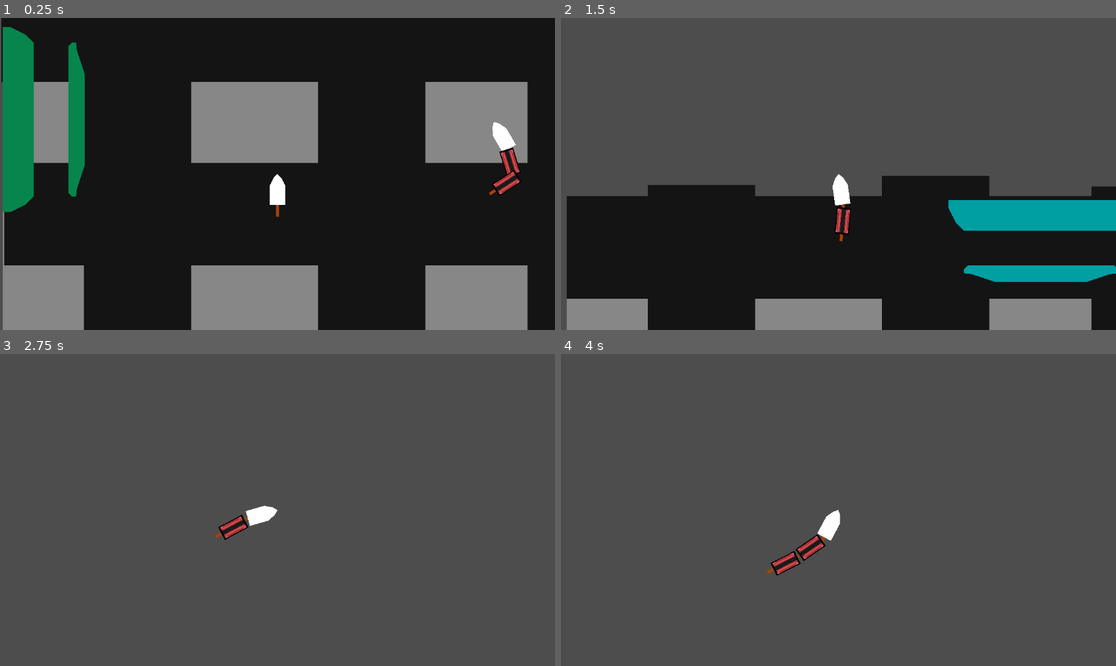
Above: before the commit, frames 1-4 (two rows, left to right).
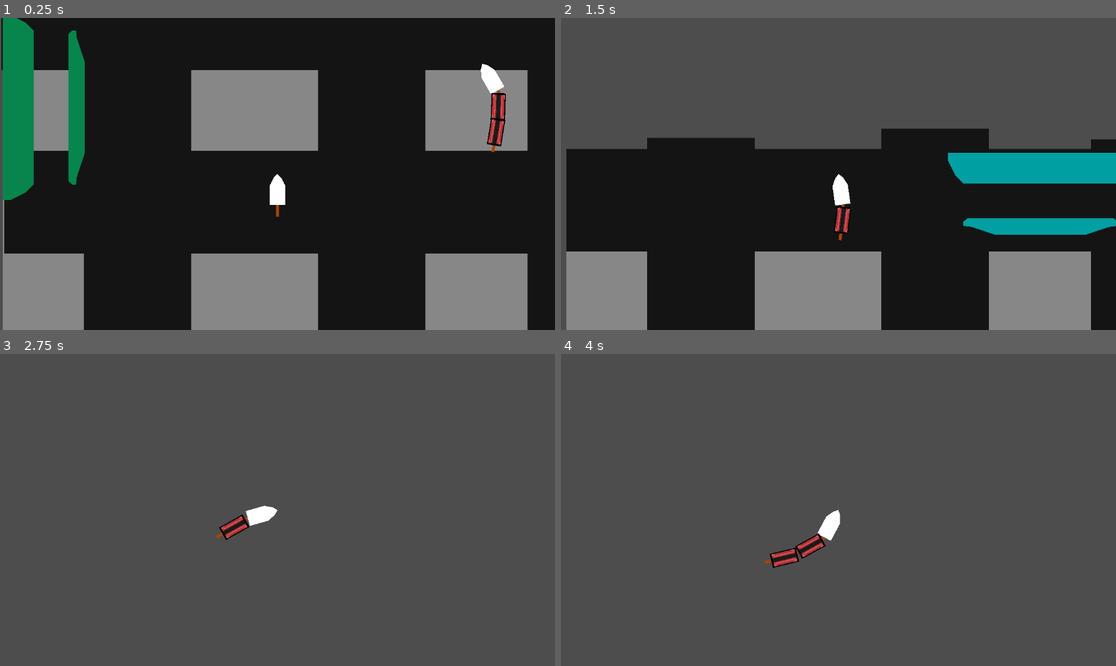
Above: after the commit, the same moments.

Repository: GodMadeEarth/Godot-Wild-Jam-59
Game: Godot game, scene res://sences/game.tscn
Two runs of this game, one before a commit and one after it. Both use one fixed random seed, a clock stepped at 60 frames per second and the inputs below.
Inputs:
- Up to frame 1 (0.25 s): no input
- Up to frame 2 (1.5 s): hold Up (ui_up) 0.53-1.28 s; tap Shift (Dash) at 0.6 s; hold Down (ui_down) from 1.28 s (still down); tap A (Move_L) at 1.35 s
- Up to frame 3 (2.75 s): release Down (ui_down) at 2.03 s; hold Up (ui_up) from 2.03 s (still down); hold D (Move_R) from 2.03 s (still down)
- Up to frame 4 (4 s): release D (Move_R) at 2.78 s; tap Shift (Dash) at 2.85 s; release Up (ui_up) at 3.53 s; hold Down (ui_down) from 3.53 s (still down); hold A (Move_L) from 3.53 s (still down)

The runs differ from the first frame. In frame 1, 7.4% of the frame differs, in the area x 0-96%, y 0-80%; in frame 2, 26%, in the area x 1-100%, y 35-100%; in frame 3, 0.1%; in frame 4, 0.5%.

Commit message:
Added Shop Worthy Stats

Diff:
--- a/Godot-wild-jam-59/sences/Trains/Train.gd
+++ b/Godot-wild-jam-59/sences/Trains/Train.gd
@@ -2,23 +2,78 @@
 class_name Train_Head
 
 @onready var train_cart = preload("res://sences/Trains/train_cart.tscn")
-@export var speed:int = 100
-var rotation_speed:float = PI/1.5
+
 var rotation_direction:= 0.0 : set = set_dir, get = get_dir
+
 @onready var last_cart = self
 @export var cart_spacing = 32
 
-
 var can_dash = true
 var is_dashing = false
-@export var dash_duration = 0.5
-@export var dash_cooldown = 2
-@export var dash_speed = 900
+
+
+@export var rotationStats:Dictionary = {
+	"Base Value" : PI/1.5,
+	"Increment Value By" : 1,
+	"Base Cost" : 12,
+	"Increment Cost By" : 6,
+	"Total Purchaces" : 0
+}
+@export var speedStats:Dictionary = {
+	"Base Value" : 400,
+	"Increment Value By" : 50,
+	"Base Cost" : 12,
+	"Increment Cost By" : 6,
+	"Total Purchaces" : 0
+}
+@export var dashDuriationStats:Dictionary = {
+	"Base Value" : 0.5,
+	"Increment Value By" : 0.2,
+	"Base Cost" : 12,
+	"Increment Cost By" : 6,
+	"Total Purchaces" : 0
+}
+@export var dashCooldownStats:Dictionary = {
+	"Base Value" : 2,
+	"Increment Value By" : -0.2,
+	"Base Cost" : 12,
+	"Increment Cost By" : 6,
+	"Total Purchaces" : 0
+}
+@export var dashSpeedStats:Dictionary = {
+	"Base Value" : 900,
+	"Increment Value By" : 100,
+	"Base Cost" : 12,
+	"Increment Cost By" : 6,
+	"Total Purchaces" : 0
+}
+
+
+var rotation_speed:float:
+	get:
+		return rotationStats["Base Value"] + (rotationStats["Increment Value By"] * rotationStats["Total Purchaces"])
+
+var speed:int:
+	get:
+		return speedStats["Base Value"] + (speedStats["Increment Value By"] * speedStats["Total Purchaces"])
+
+var dash_duration:float:
+	get:
+		return dashDuriationStats["Base Value"] + (dashDuriationStats["Increment Value By"] * dashDuriationStats["Total Purchaces"])
+
+var dash_cooldown:float:
+	get:
+		return dashCooldownStats["Base Value"] + (dashCooldownStats["Increment Value By"] * dashCooldownStats["Total Purchaces"])
+
+var dash_speed:int:
+	get:
+		return dashSpeedStats["Base Value"] + (dashSpeedStats["Increment Value By"] * dashSpeedStats["Total Purchaces"])
+
+
 # Called when the node enters the scene tree for the first time.
 func _ready():
 
 	pass # Replace with function body.
-
 
 # Called every frame. 'delta' is the elapsed time since the previous frame.
 func _physics_process(delta):
@@ -87,7 +142,6 @@
 func get_dir():
 	return rotation_direction
 
-
 func _on_dash_timer_timeout():
 	is_dashing = false
 	pass # Replace with function body.
--- a/Godot-wild-jam-59/sences/Trains/base_train_head.tscn
+++ b/Godot-wild-jam-59/sences/Trains/base_train_head.tscn
@@ -11,7 +11,6 @@
 position = Vector2(-2.89679e-05, 0)
 motion_mode = 1
 script = ExtResource("1_6jy5h")
-speed = 500
 cart_spacing = 20
 metadata/_edit_group_ = true
 
